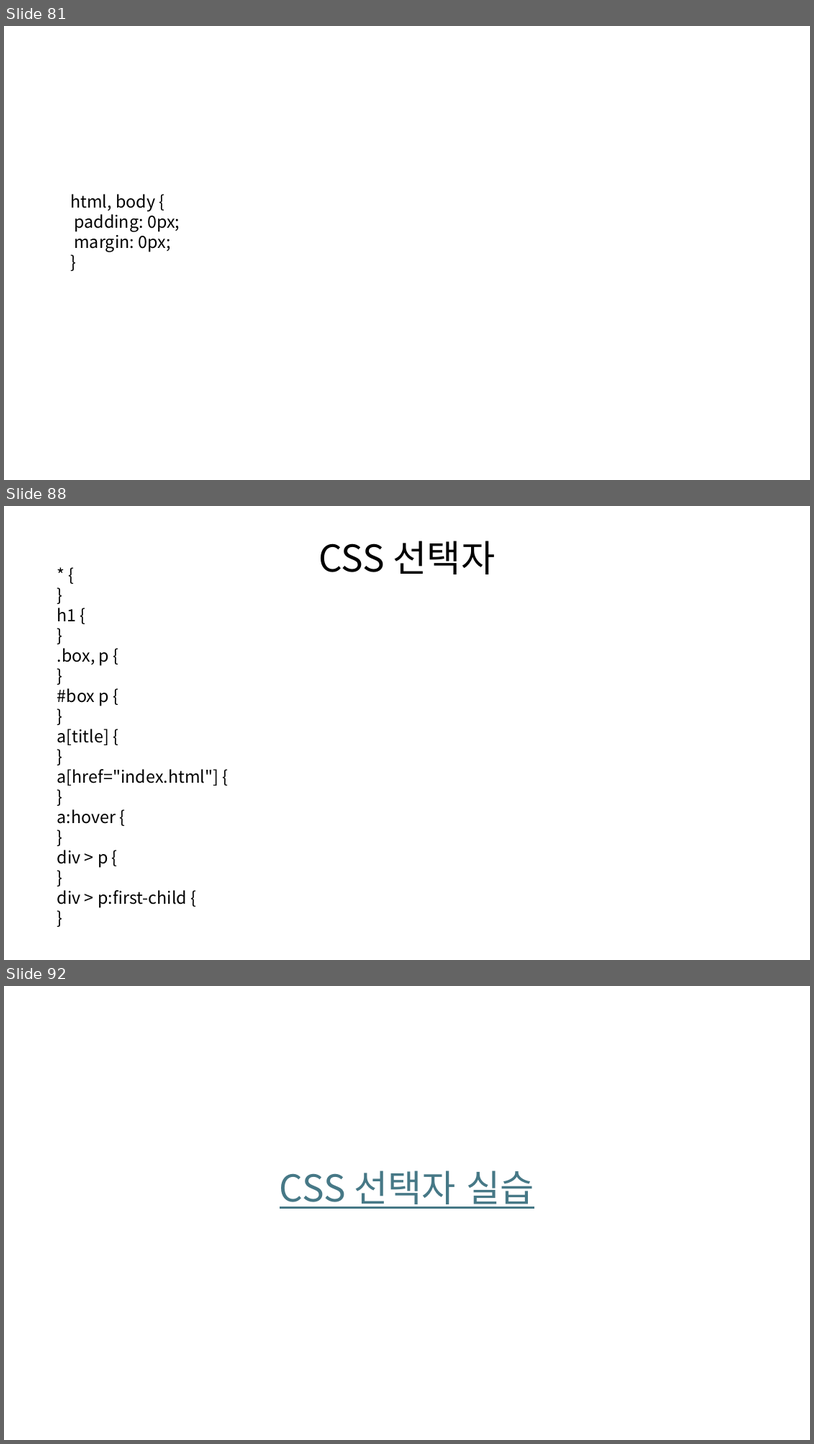
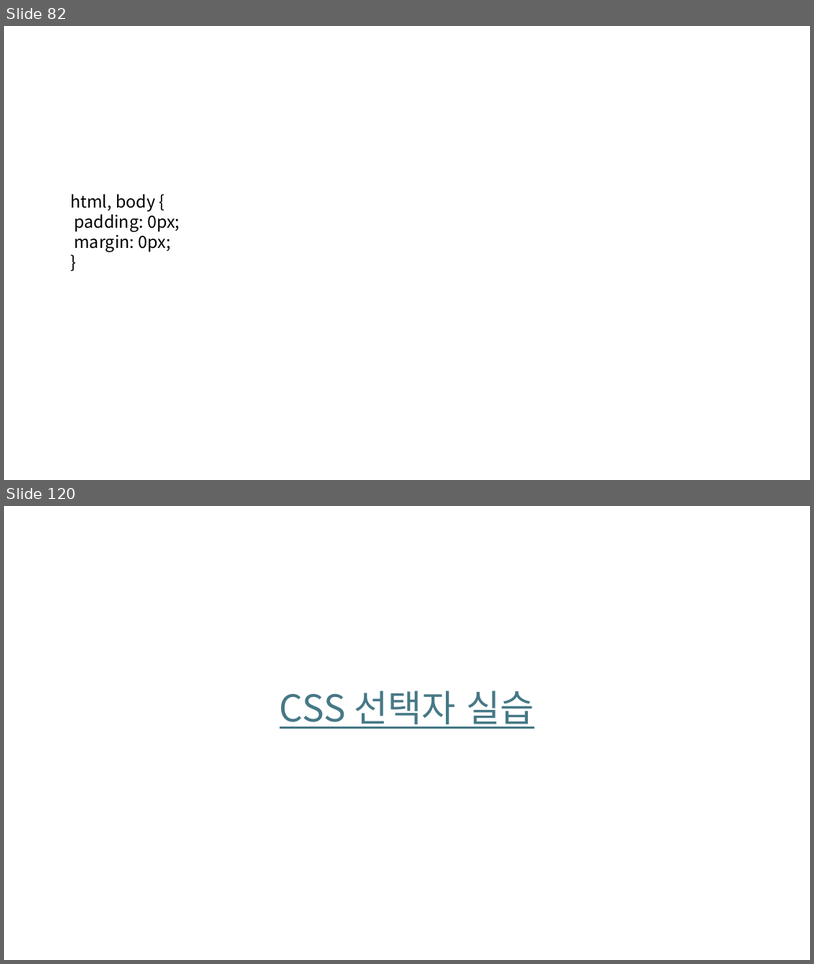
Before and after one commit to MainFe/mainfe.github.io, a slide deck: ppt/web-design.pptx. Shown one above the other, each under a label of ours: slides 81, 88 and 92 before the commit, slides 82 and 120 after it; the slides between them are not shown. The pictures are 814x1444 and 814x964 pixels, drawn with LibreOffice and Linux fonts; fonts in the diff are those of the drawing. Boxes give left, top, right and bottom in pixels: in the first picture for what was removed or moved away, otherwise in the second. Text is boxed around its words. In the diff, an @@ line names an element or a change of style, - is before the commit and + after.

```diff
--- a/ppt/web-design.pptx
+++ b/ppt/web-design.pptx
@@ slide 88 removed at box(4, 506, 810, 960), background #FFFFFF @@
@@ text removed at box(319, 541, 496, 574) @@
-CSS 선택자
@@ text removed at box(57, 608, 219, 908) @@
-* {
-}
-h1 {
-}
-.box, p {
-}
-#box p {
-}
-a[title] {
-}
-a[href="index.html"] {
-}
-a:hover {
-}
-div > p {
-}
-div > p:first-child {
-}
@@ what was slide 81 is now slide 82 @@
@@ what was slide 92 is now slide 120 @@
```
Also in this commit, not shown: 14 slides changed, 41 slides added, 9 other slides removed, 2 other files.
